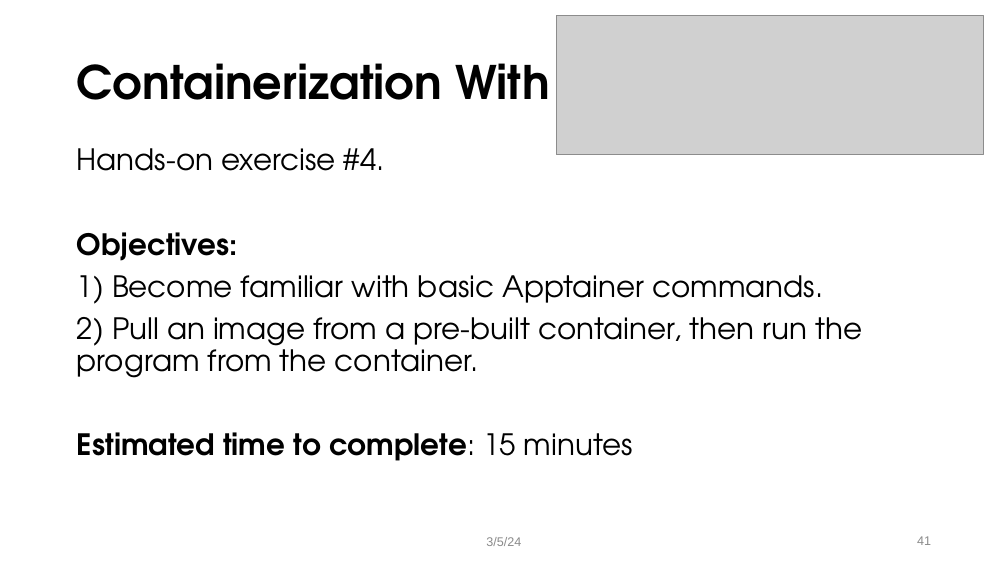
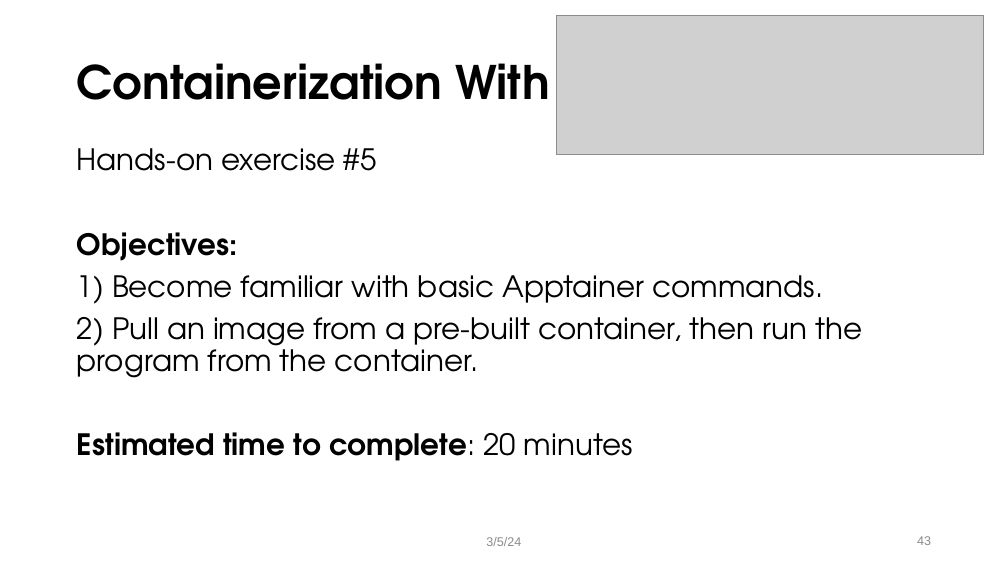
Before and after one commit to ResearchComputing/alpine_software_techlab, a slide deck: slide 43 of alpine_software_techlab.pptx (slide 41 before the commit). Drawn at 1008x567 pixels with LibreOffice and Linux fonts; fonts in the diff are those of the drawing; grey boxes stand for pictures; background and template pictures are left out. Boxes give left, top, right and bottom in pixels: in the first picture for what was removed or moved away, otherwise in the second. Text is boxed around its words. In the diff, an @@ line names an element or a change of style, - is before the commit and + after.

```diff
--- a/alpine_software_techlab.pptx
+++ b/alpine_software_techlab.pptx
@@ text at [77, 148, 377, 171]: text changed @@
-Hands-on exercise #4.
+Hands-on exercise #5
@@ text at [77, 432, 633, 461]: text changed @@
-Estimated time to complete: 15 minutes
+Estimated time to complete: 20 minutes
@@ page number at [917, 536, 931, 545]: text changed @@
-41
+43
```
Also in this commit, not shown: 6 other slides changed, 2 slides added, 3 other files.
